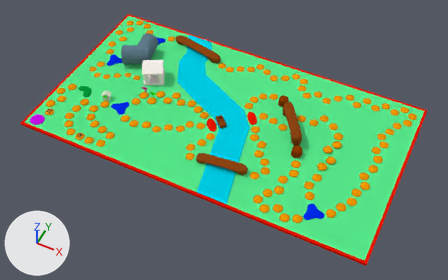
A saved change to the Blender file Assets/Models/Board.blend.
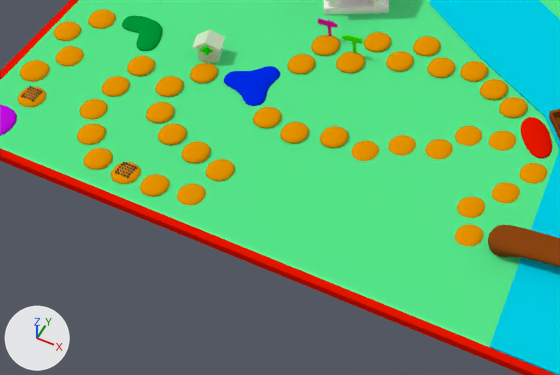
Old and new are each drawn whole from a camera (50 mm lens) standing at (90.3, -143.9, 172.8) and looking at (21.7, -6.8, 1.5) and again close up on the part from 9% to 49% of the width and 29% to 72% of the height. Every picture has the same lights, and +X, +Y and +Z are marked at lower left.
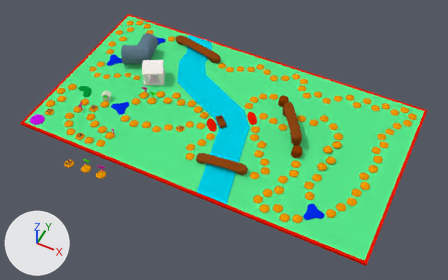
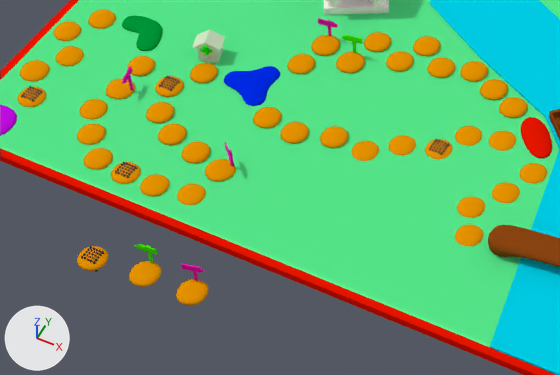
Location of each change, [x1, y1, x2, y2] in pixels of the close-ups (560 x 375 px):
'3', added
    after: [176, 263, 209, 305]
'2', added
    after: [129, 244, 161, 287]
'Cube.009', reshaped, moved, turned, modifiers changed
    before: [102, 76, 130, 97]
    after: [106, 66, 136, 99]
'Cube.016', reshaped, turned, modifiers changed
    before: [206, 159, 235, 181]
    after: [205, 142, 236, 182]
'Cube.020', turned
    both: [155, 76, 184, 97]
'1', added
    after: [77, 246, 108, 271]
'Cube.021', turned
    both: [425, 139, 453, 160]
'Spikes.002', added
    after: [81, 246, 104, 272]
'Spikes.003', added
    after: [159, 75, 180, 91]
'Spikes.004', added
    after: [429, 138, 450, 155]

The change, as a list of edits to the scene's bpy script:
```text
Change me_cube_023:
    used by ob_cube_016; location = (-16.15, -24.85, 3.03); rotation_euler = (0.00387, -0.0493, 0.137), in degrees (0.2, -2.8, 7.8); scale = (2.05, 2.05, 0.702)
    remove me_cube_023.from_pydata(...)  # 8 vertices, 6 faces; spans x -1.0..1.0, y -1.0..1.0, z -1.0..1.0
    add me_cube_023.from_pydata(...)  # 174 vertices, 140 faces; spans x -0.88..0.88, y -0.88..0.88, z -0.88..4.36
    me_cube_023 part 1: the whole mesh is rebuilt
    add me_cube_023.materials.append(mat_sign_forward)  # pink #e718b1
Change me_cube_015:
    used by ob_cube_009; location = (-35.4, -18.92, 3.01); rotation_euler = (0.00387, -0.0493, 0.137), in degrees (0.2, -2.8, 7.8); scale = (2.05, 2.05, 0.702)
    remove me_cube_015.from_pydata(...)  # 8 vertices, 6 faces; spans x -1.0..1.0, y -1.0..1.0, z -1.0..1.0
    add me_cube_015.from_pydata(...)  # 174 vertices, 140 faces; spans x -0.88..0.88, y -0.88..0.88, z -0.88..4.36
    me_cube_015 part 2: the whole mesh is rebuilt
    add me_cube_015.materials.append(mat_sign_forward)  # pink #e718b1
Change ob_cube_021:
    ob_cube_021.rotation_euler: (0.00387, -0.0493, 0.137) -> (0.0, 0.0, 0.0)  # degrees (0.2, -2.8, 7.8) -> degrees (0, 0, 0)
Change ob_cube_020:
    ob_cube_020.rotation_euler: (0.00387, -0.0493, 0.137) -> (0.0, 0.0, 0.0)  # degrees (0.2, -2.8, 7.8) -> degrees (0, 0, 0)
Change ob_cube_016:
    ob_cube_016.rotation_euler: (0.00387, -0.0493, 0.137) -> (0.00387, -0.0493, -0.75)  # degrees (0.2, -2.8, 7.8) -> degrees (0.2, -2.8, -43)
    remove _m = ob_cube_016.modifiers.new('Subsurf', 'SUBSURF')
    remove _m.levels = 2
Change ob_cube_009:
    ob_cube_009.location: (-35.4, -18.92, 3.01) -> (-34.62, -18.98, 3.01)
    ob_cube_009.rotation_euler: (0.00387, -0.0493, 0.137) -> (0.00387, -0.0493, -1.327)  # degrees (0.2, -2.8, 7.8) -> degrees (0.2, -2.8, -76)
    remove _m = ob_cube_009.modifiers.new('Subsurf', 'SUBSURF')
    remove _m.levels = 2
Add ob_spikes_002:
    ob_spikes_002 = bpy.data.objects.new('Spikes.002', me_cone.copy())  # the mesh of ob_spikes
    ob_spikes_002.parent = ob_1
    ob_spikes_002.location = (-43.46, -24.9, 3.058)
    ob_spikes_002.scale = (0.2, 0.2, 0.2)
Add ob_1:
    ob_1 = bpy.data.objects.new('1', me_cube_006.copy())  # the mesh of ob_cube_001; modifiers SUBSURF
    ob_1.location = (-19.98, -44.12, 5.48)
    ob_1.scale = (2.05, 2.05, 0.702)
Add ob_3:
    ob_3 = bpy.data.objects.new('3', me_cube_038.copy())  # the mesh of ob_cube_025
    ob_3.location = (-8.34, -42.08, 3.64)
    ob_3.rotation_euler = (0.00387, -0.0493, 0.232)  # degrees (0.2, -2.8, 13)
    ob_3.scale = (2.05, 2.05, 0.702)
Add ob_2:
    ob_2 = bpy.data.objects.new('2', me_cube_039.copy())  # the mesh of ob_cube_026
    ob_2.location = (-14.15, -42.65, 4.31)
    ob_2.rotation_euler = (0.00387, -0.0493, 0.0899)  # degrees (0.2, -2.8, 5.2)
    ob_2.scale = (2.05, 2.05, 0.702)
Add ob_spikes_003:
    ob_spikes_003 = bpy.data.objects.new('Spikes.003', me_cone.copy())  # the mesh of ob_spikes
    ob_spikes_003.parent = ob_cube_020
    ob_spikes_003.location = (-43.46, -24.9, 3.058)
    ob_spikes_003.scale = (0.2, 0.2, 0.2)
Add ob_spikes_004:
    ob_spikes_004 = bpy.data.objects.new('Spikes.004', me_cone.copy())  # the mesh of ob_spikes
    ob_spikes_004.parent = ob_cube_021
    ob_spikes_004.location = (-43.46, -24.9, 3.058)
    ob_spikes_004.scale = (0.2, 0.2, 0.2)
```
